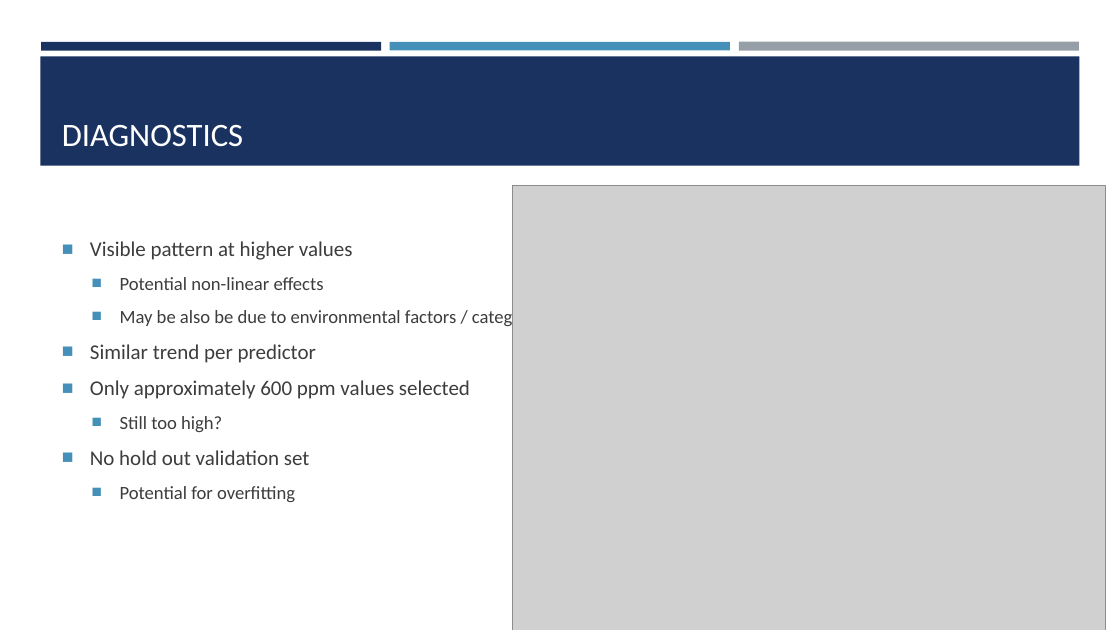
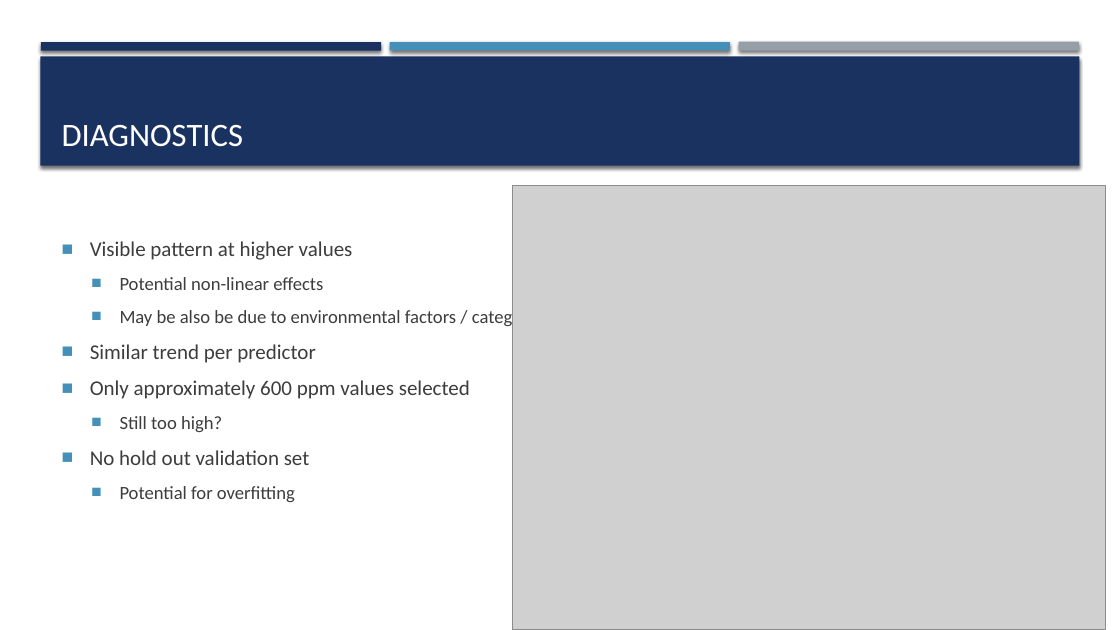
Before and after one commit to kunzmr/WineNMRexample, a slide deck: slide 8 of Wine NMR Multitask Prediction.pptx. Drawn at 1120x630 pixels with LibreOffice and Linux fonts; fonts in the diff are those of the drawing; grey boxes stand for pictures. Boxes give left, top, right and bottom in pixels: in the first picture for what was removed or moved away, otherwise in the second. Text is boxed around its words. In the diff, an @@ line names an element or a change of style, - is before the commit and + after.

```diff
--- a/Wine NMR Multitask Prediction.pptx
+++ b/Wine NMR Multitask Prediction.pptx
@@ shadow on in 4 elements at <box>41,42,381,50</box>, <box>739,42,1079,51</box>, <box>390,42,730,50</box>, <box>40,56,1080,166</box> @@
```
Also in this commit, not shown: 11 other slides changed.
